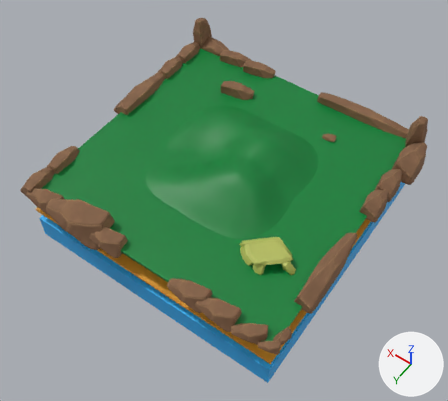
The glTF model glbfs/farside.gltf: old version first, new version second.
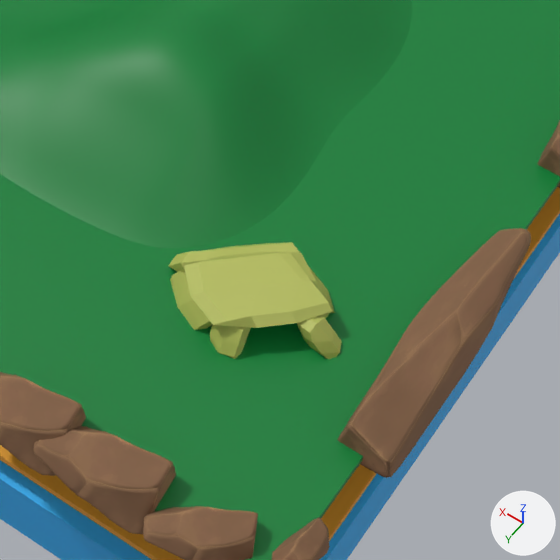
Each version is shown whole from a 50 mm camera at (-16.62, 24.09, 37.53) aimed at (-0.39, 1.37, 1.82), then close up on the part from 41% to 82% of the width and 39% to 85% of the height. The lights are fixed; the arrows at lower right show +X, +Y and +Z. Where no turn or scale is listed for an object, it has been applied to the vertices.

Objects in the first close-up: 'Cave__0', 'Cube', 'Cube.001', 'Cube.002', 'Landscape', 'defaultMaterial.005', 'defaultMaterial.018', 'defaultMaterial.021', 'defaultMaterial.023', 'defaultMaterial.028'.
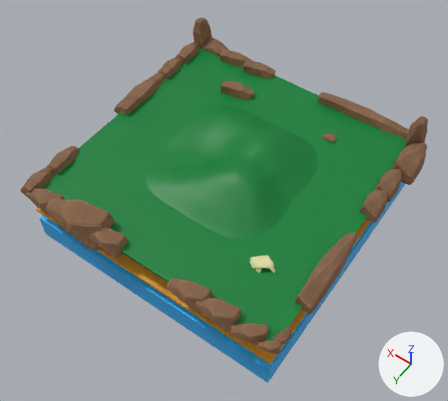
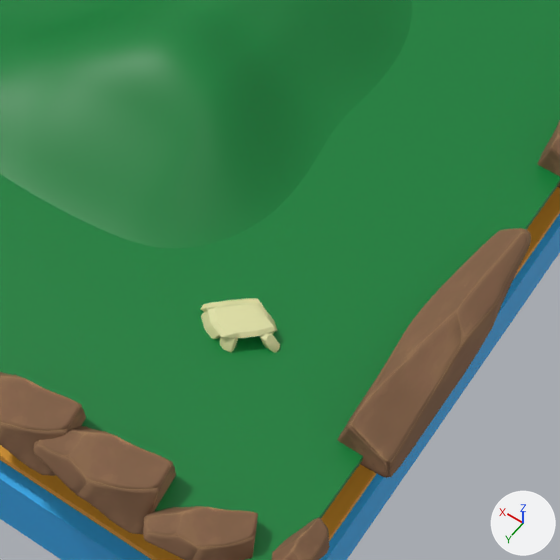
Pixel boxes [x1, y1, x2, y2] of what changed, in the close-ups (560 x 560 px):
'Cave__0', recoloured, moved, rescaled (54% narrower, 53% shorter)
    before: [168, 242, 342, 359]
    after: [200, 298, 280, 353]

The edits, one by one:
Material 'Scene_-_Root' (mat_scene___root) changes colour from yellow #b5bd5e to beige #dfdea4; in linear values from (0.463, 0.507, 0.112) to (0.736, 0.732, 0.372).
Object 'Cave__0' (ob_cave__0) moves from (37.64, -184.4, -169.2) to (37.64, -184.4, -169.1).
Object 'Cave__0' (ob_cave__0) is rescaled from (0.005, 0.005, 0.005) to (0.00229, 0.00229, 0.00229).
